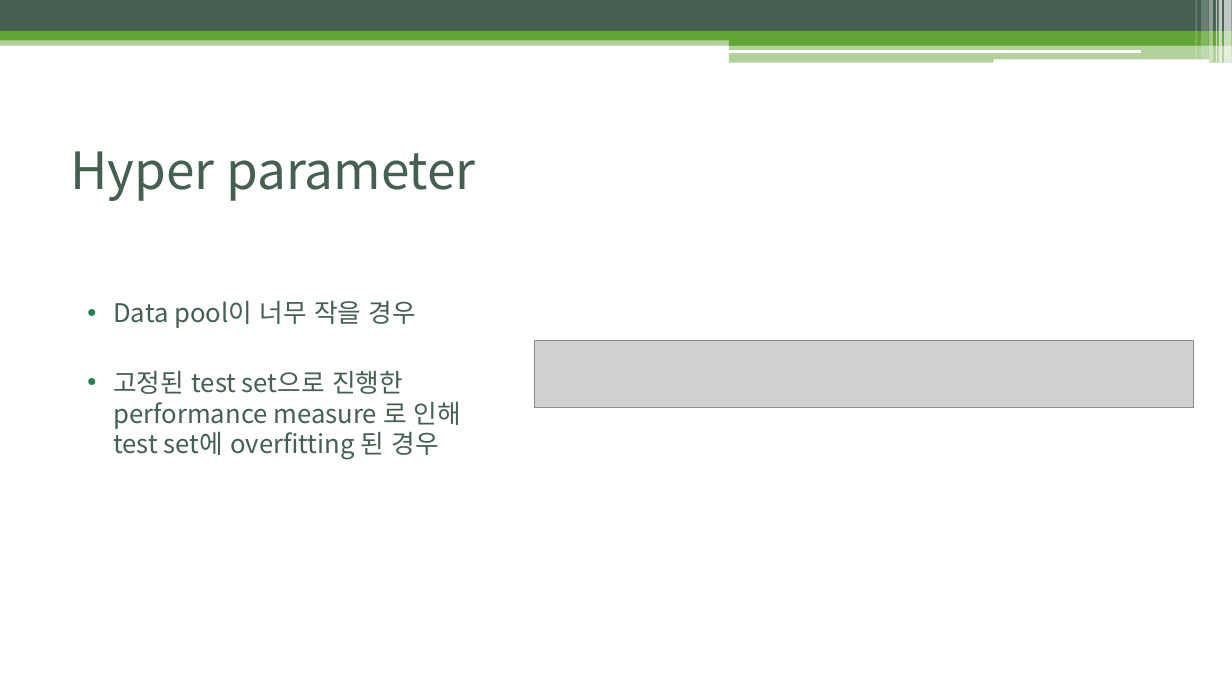
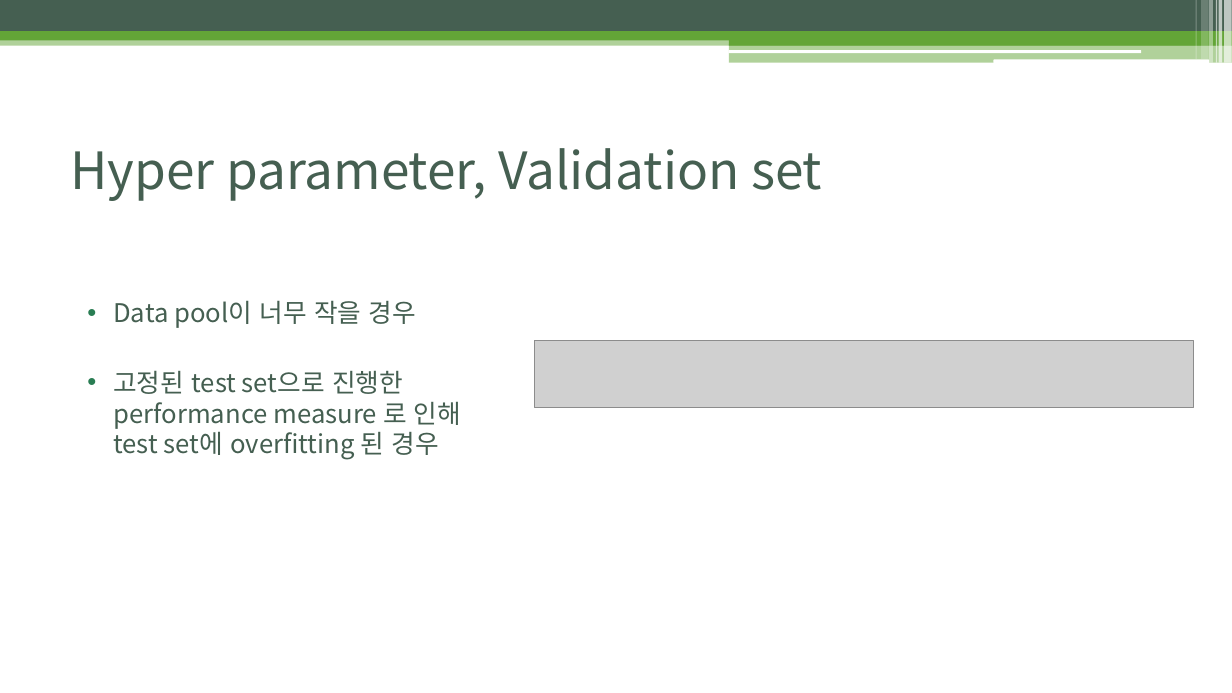
Before and after one commit to BLINK-ONCE/Storage, a slide deck: slide 16 of files/ppt/5.2.2, 5.3 Regularization, Hyperparameters, Validation Sets,.pptx. Drawn at 1232x693 pixels with LibreOffice and Linux fonts; fonts in the diff are those of the drawing; grey boxes stand for pictures. Boxes give left, top, right and bottom in pixels: in the first picture for what was removed or moved away, otherwise in the second. Text is boxed around its words. In the diff, an @@ line names an element or a change of style, - is before the commit and + after.

```diff
--- a/files/ppt/5.2.2, 5.3 Regularization, Hyperparameters, Validation Sets,.pptx
+++ b/files/ppt/5.2.2, 5.3 Regularization, Hyperparameters, Validation Sets,.pptx
@@ title at <box>71,148,822,201</box>: text changed @@
-Hyper parameter
+Hyper parameter, Validation set
```
Also in this commit, not shown: 2 other slides changed.
